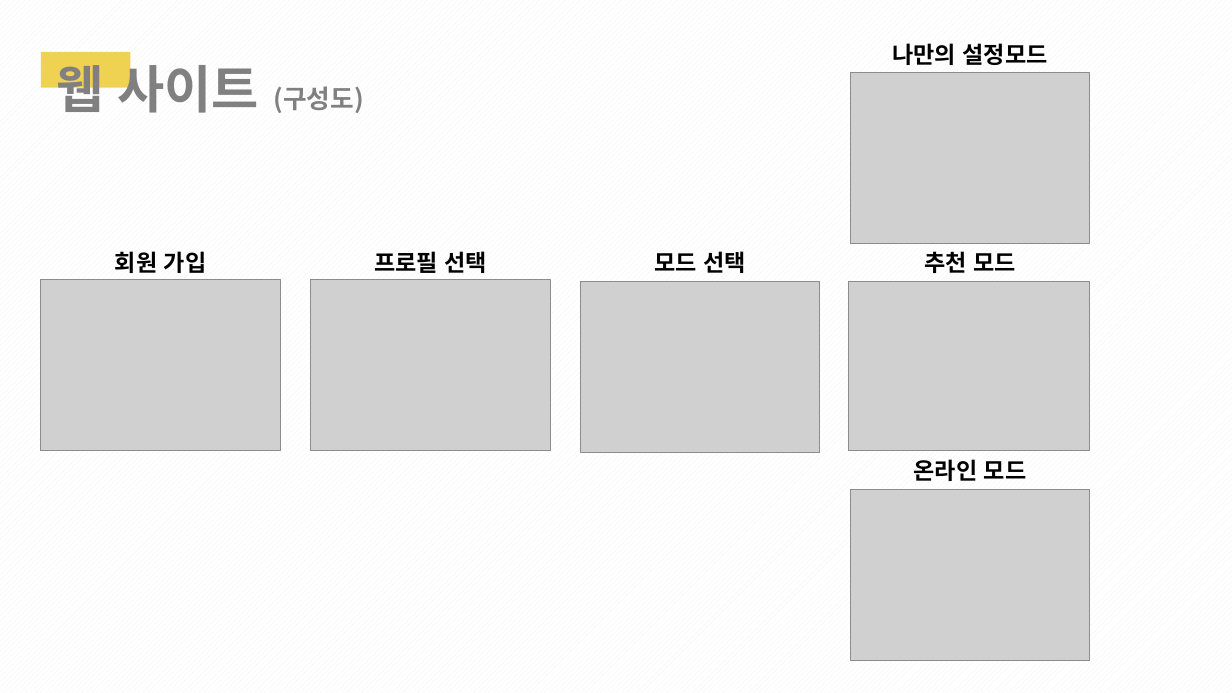
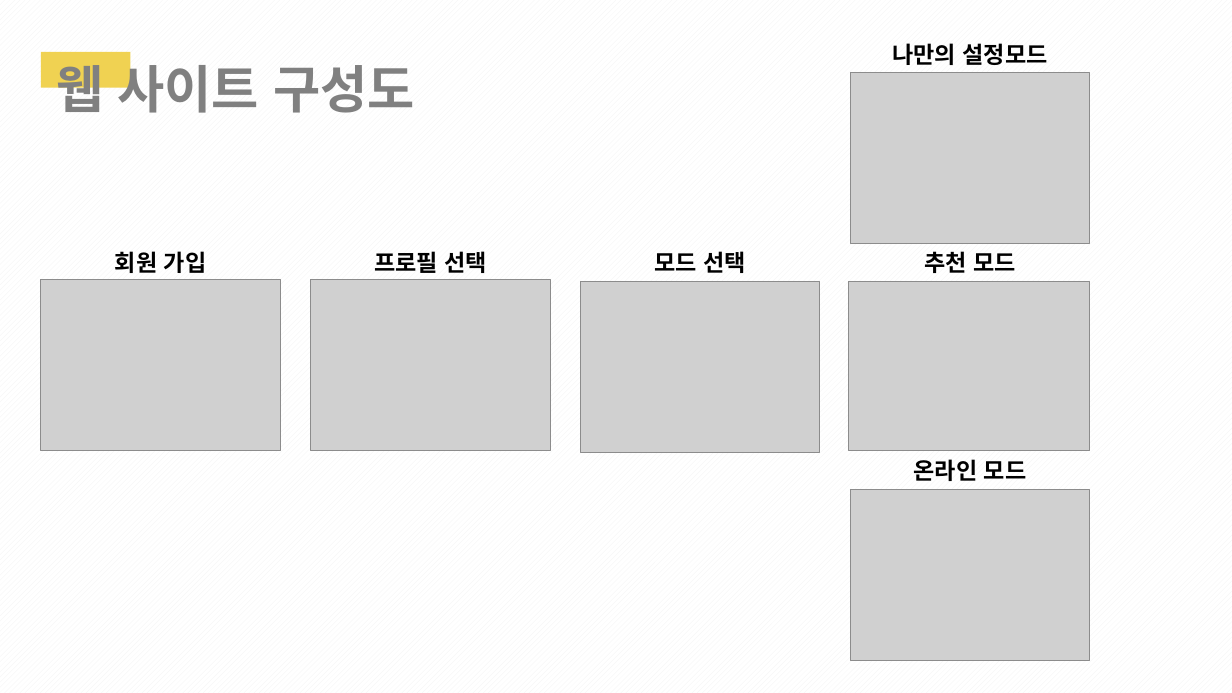
Before and after one commit to 1team-CapstonDesign1/weekly_Report, a slide deck: slide 21 of Week_11/1조_11주차_cd_발표PPT.pptx (slide 20 before the commit). Drawn at 1232x693 pixels with LibreOffice and Linux fonts; fonts in the diff are those of the drawing; grey boxes stand for pictures. Boxes give left, top, right and bottom in pixels: in the first picture for what was removed or moved away, otherwise in the second. Text is boxed around its words. In the diff, an @@ line names an element or a change of style, - is before the commit and + after.

```diff
--- a/Week_11/1조_11주차_cd_발표PPT.pptx
+++ b/Week_11/1조_11주차_cd_발표PPT.pptx
@@ text at (x1=56, y1=56, x2=415, y2=121): text changed; size 20 to 40 pt @@
-웹 사이트 (구성도)
+웹 사이트 구성도
```
Also in this commit, not shown: 21 other slides changed, 3 slides added, 1 slide removed.
